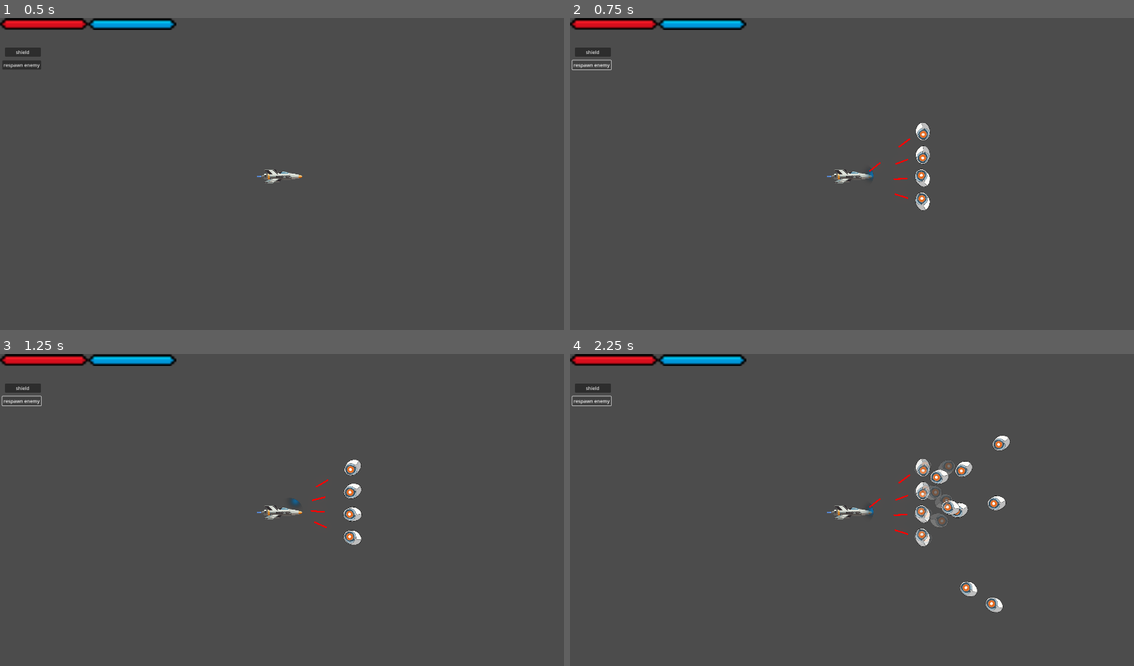
Above: before the commit, frames 1-4 (two rows, left to right).
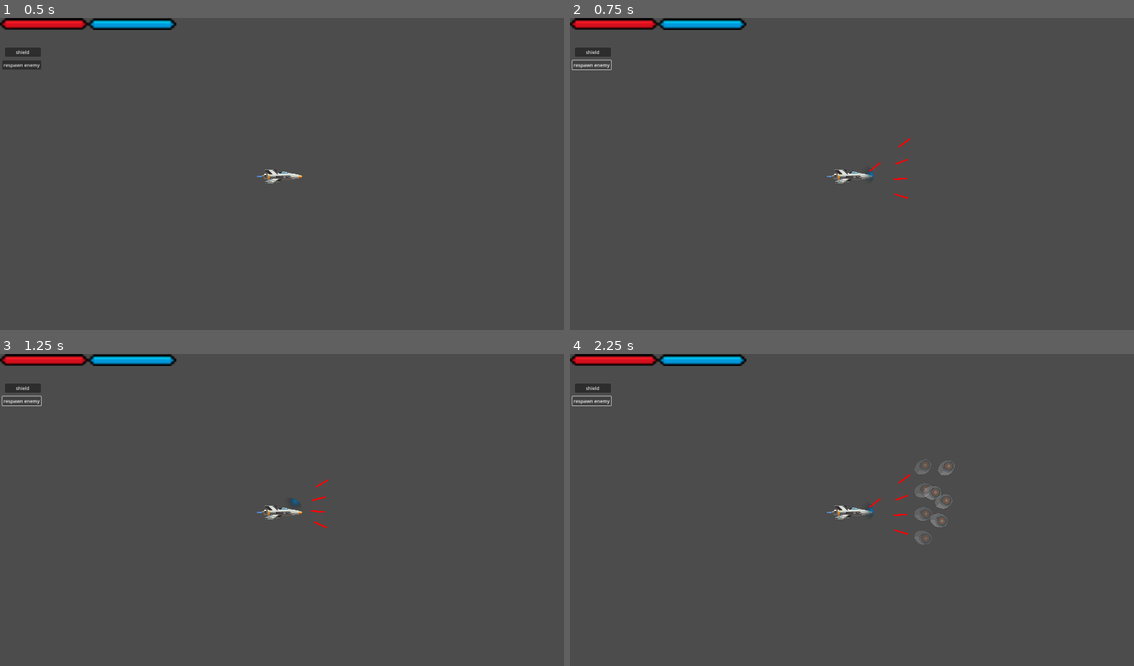
Above: after the commit, the same moments.

Repository: Dantte2/spacegame
Game: Godot game, scene res://scenes/debug.tscn
Same seed, same stepped clock (60 frames per second), same inputs: the game is played once before the commit and once after it. This scene is started directly instead of the project's main scene.
Inputs:
- Up to frame 1 (0.5 s): no input
- Up to frame 2 (0.75 s): click "respawn enemy" at 0.5 s
- Up to frame 3 (1.25 s): no input
- Up to frame 4 (2.25 s): click "respawn enemy" at 1.25 s; click "respawn enemy" at 2 s

Frame 1 is identical in both runs. In frame 2, 0.4% of the frame differs, in the area x 61-64%, y 33-62%; in frame 3, 0.4%; in frame 4, 1.2%, in the area x 61-79%, y 26-83%.

Commit message:
muzzle particles

Diff:
--- a/scenes/enemy_1.tscn
+++ b/scenes/enemy_1.tscn
@@ -1,13 +1,35 @@
-[gd_scene load_steps=7 format=3 uid="uid://bg0nh4fulwty8"]
+[gd_scene load_steps=13 format=3 uid="uid://bg0nh4fulwty8"]
 
 [ext_resource type="Script" uid="uid://04xavylk7xt8" path="res://scripts/enemy_1.gd" id="1_a1412"]
 [ext_resource type="Texture2D" uid="uid://hhf52teuvkoy" path="res://assets/enemy/enemy-z.png" id="1_tcmaw"]
 [ext_resource type="PackedScene" uid="uid://divjny82w8yty" path="res://scenes/death_explosion.tscn" id="2_ejytf"]
 [ext_resource type="PackedScene" uid="uid://2cp7mkucw1cr" path="res://scenes/enemy_laser.tscn" id="3_dq62l"]
 [ext_resource type="PackedScene" uid="uid://bc7qxoit7c3p1" path="res://scenes/ghost.tscn" id="4_d3026"]
+[ext_resource type="Texture2D" uid="uid://b0yp1lgv6pnba" path="res://assets/particles/glowing_circle.png" id="6_l21ug"]
 
 [sub_resource type="CircleShape2D" id="CircleShape2D_a1412"]
 radius = 28.0
+
+[sub_resource type="Gradient" id="Gradient_6nrqq"]
+colors = PackedColorArray(1, 1, 1, 1, 1, 1, 1, 0)
+
+[sub_resource type="GradientTexture1D" id="GradientTexture1D_oweuj"]
+gradient = SubResource("Gradient_6nrqq")
+
+[sub_resource type="Curve" id="Curve_hcr21"]
+_data = [Vector2(0.29545456, 0.123595595), 0.0, 0.0, 0, 0, Vector2(1, 0.08988774), 0.0, 0.0, 0, 0]
+point_count = 2
+
+[sub_resource type="CurveTexture" id="CurveTexture_x5oq2"]
+curve = SubResource("Curve_hcr21")
+
+[sub_resource type="ParticleProcessMaterial" id="ParticleProcessMaterial_m468s"]
+initial_velocity_min = 100.0
+initial_velocity_max = 100.0
+gravity = Vector3(0, 0, 0)
+scale_min = 0.099999994
+scale_curve = SubResource("CurveTexture_x5oq2")
+color_ramp = SubResource("GradientTexture1D_oweuj")
 
 [node name="enemy1" type="CharacterBody2D" groups=["enemy"]]
 collision_layer = 2
@@ -17,12 +39,23 @@
 ghost_scene = ExtResource("4_d3026")
 
 [node name="Sprite2D" type="Sprite2D" parent="."]
+visible = false
 texture = ExtResource("1_tcmaw")
 flip_h = true
 flip_v = true
 
 [node name="CollisionShape2D" type="CollisionShape2D" parent="." groups=["enemy"]]
+visible = false
 shape = SubResource("CircleShape2D_a1412")
 
 [node name="BulletSpawn" type="Node2D" parent="."]
 position = Vector2(-11, 1)
+
+[node name="MuzzleFlash" type="GPUParticles2D" parent="."]
+position = Vector2(-11, 1)
+emitting = false
+amount = 40
+texture = ExtResource("6_l21ug")
+lifetime = 0.09999999999999999
+one_shot = true
+process_material = SubResource("ParticleProcessMaterial_m468s")
